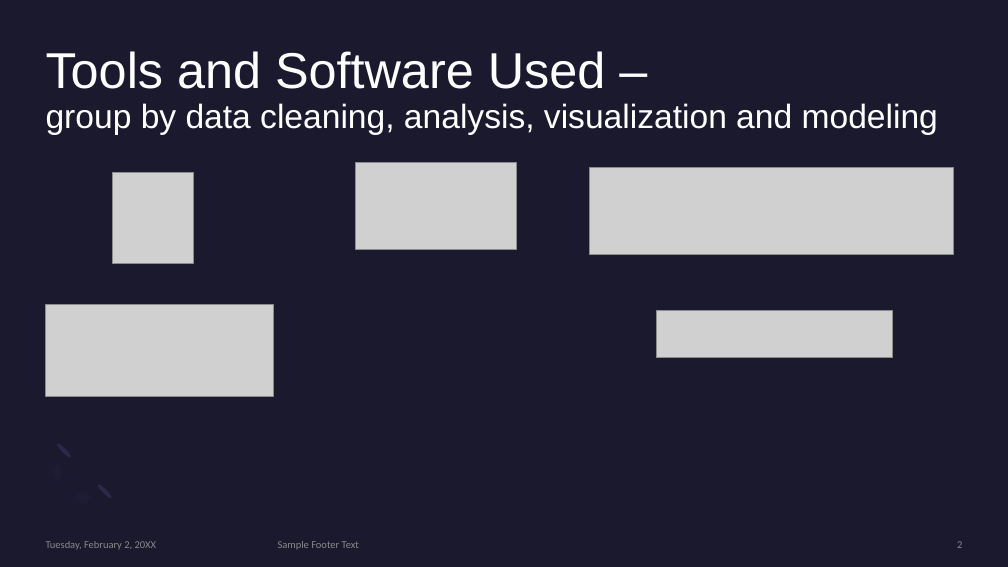
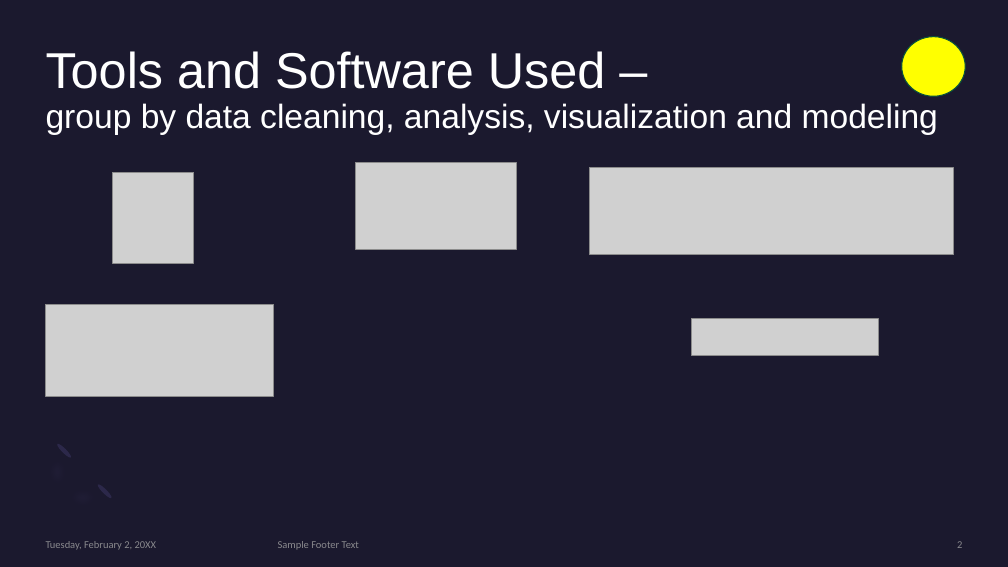
Before and after one commit to CMccormick0003/Data_Science_Salary_Trends, a slide deck: slide 2 of Presentation/draft_presentation_salaries_2023.pptx. Drawn at 1008x567 pixels with LibreOffice and Linux fonts; fonts in the diff are those of the drawing; grey boxes stand for pictures. Boxes give left, top, right and bottom in pixels: in the first picture for what was removed or moved away, otherwise in the second. Text is boxed around its words. In the diff, an @@ line names an element or a change of style, - is before the commit and + after.

```diff
--- a/Presentation/draft_presentation_salaries_2023.pptx
+++ b/Presentation/draft_presentation_salaries_2023.pptx
@@ ellipse added at (x1=902, y1=36, x2=966, y2=96), fill #FFFF00, outline #08533C 1 pt @@
@@ picture resized from (x1=656, y1=311, x2=892, y2=358) to (x1=692, y1=318, x2=879, y2=355) @@
```
Also in this commit, not shown: 7 other slides changed, 7 slides added, 1 other file.
